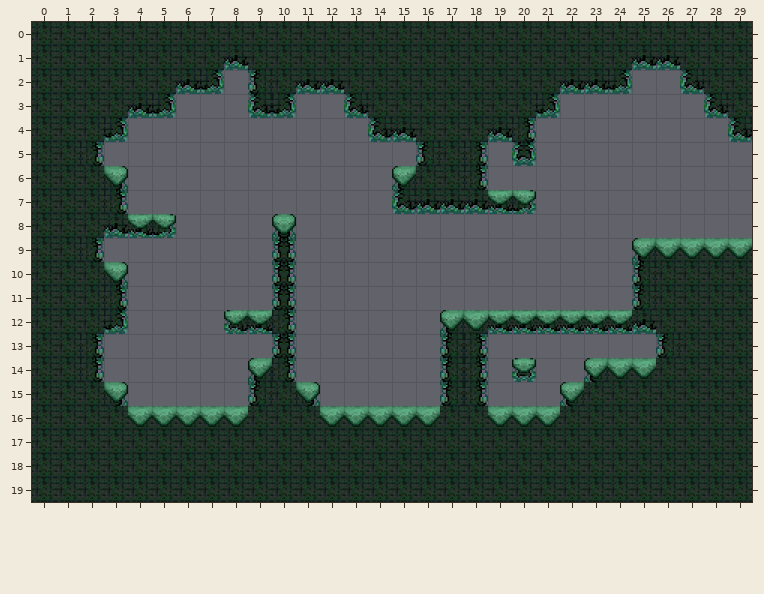
Two states of a Tiled map, captain_brinetooth/Assets/maps/level_starts0/Etile8.tmx. The first picture shows the starting point.
Cells are 64x64 px. Shown: x 0..29, y 0..19.
After the commit:
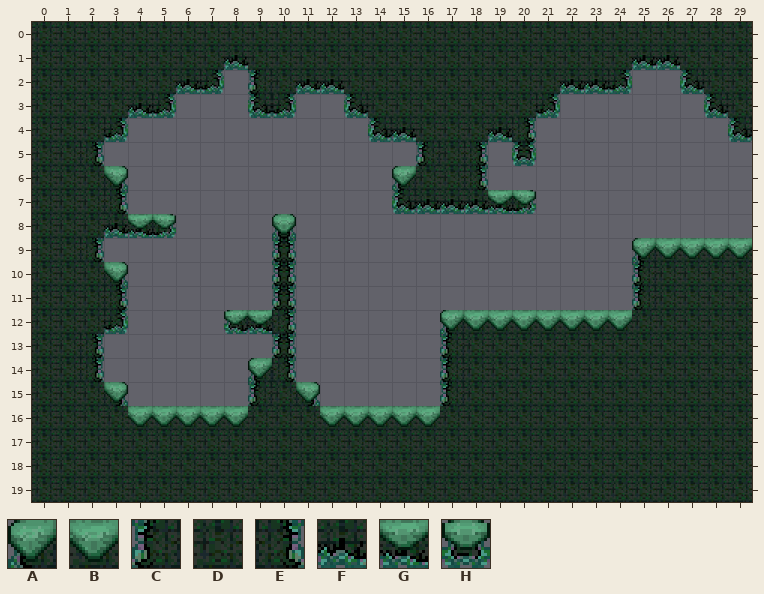
Key: from "level0": A 0, B 1, C 4, D 5, E 6, F 9, G 13, H 15.
_ is an empty cell, . an unchanged one.
The exact change:
--- layer "tiles"
@@ x 18..26 @@
-12 .GGGGGGF.
-13 E_______C
-14 E_H__ABB.
-15 E___A....
-16 .BBB.....
+12 .BBBBBBD.
+13 DDDDDDDDD
+14 DDDDDDDD.
+15 DDDDD....
+16 .DDD.....
Boxes around the changes in both pictures, in picture pixels (x1, y1, x2, y2):
changed: (464, 311, 680, 427)
